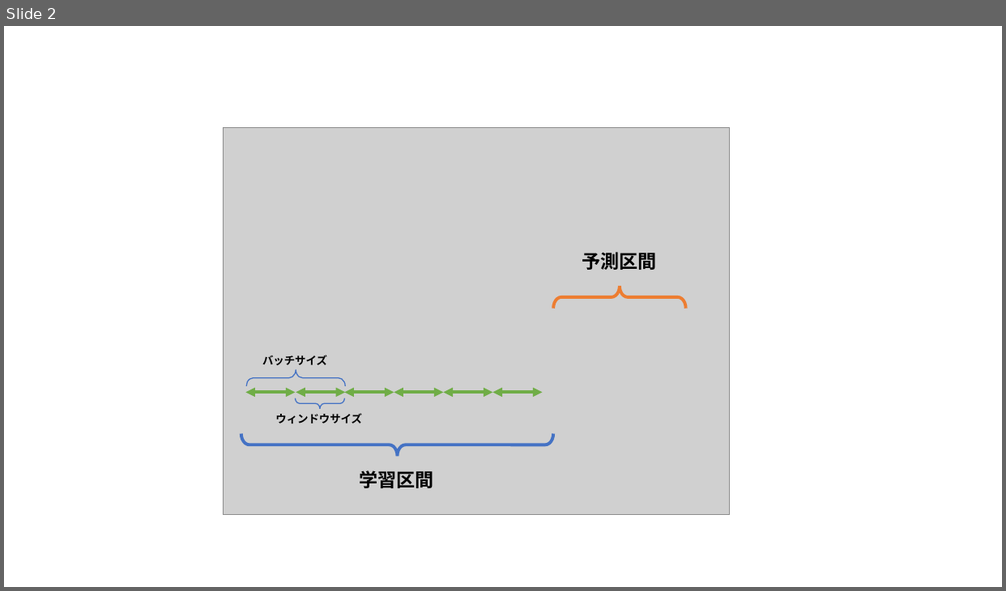
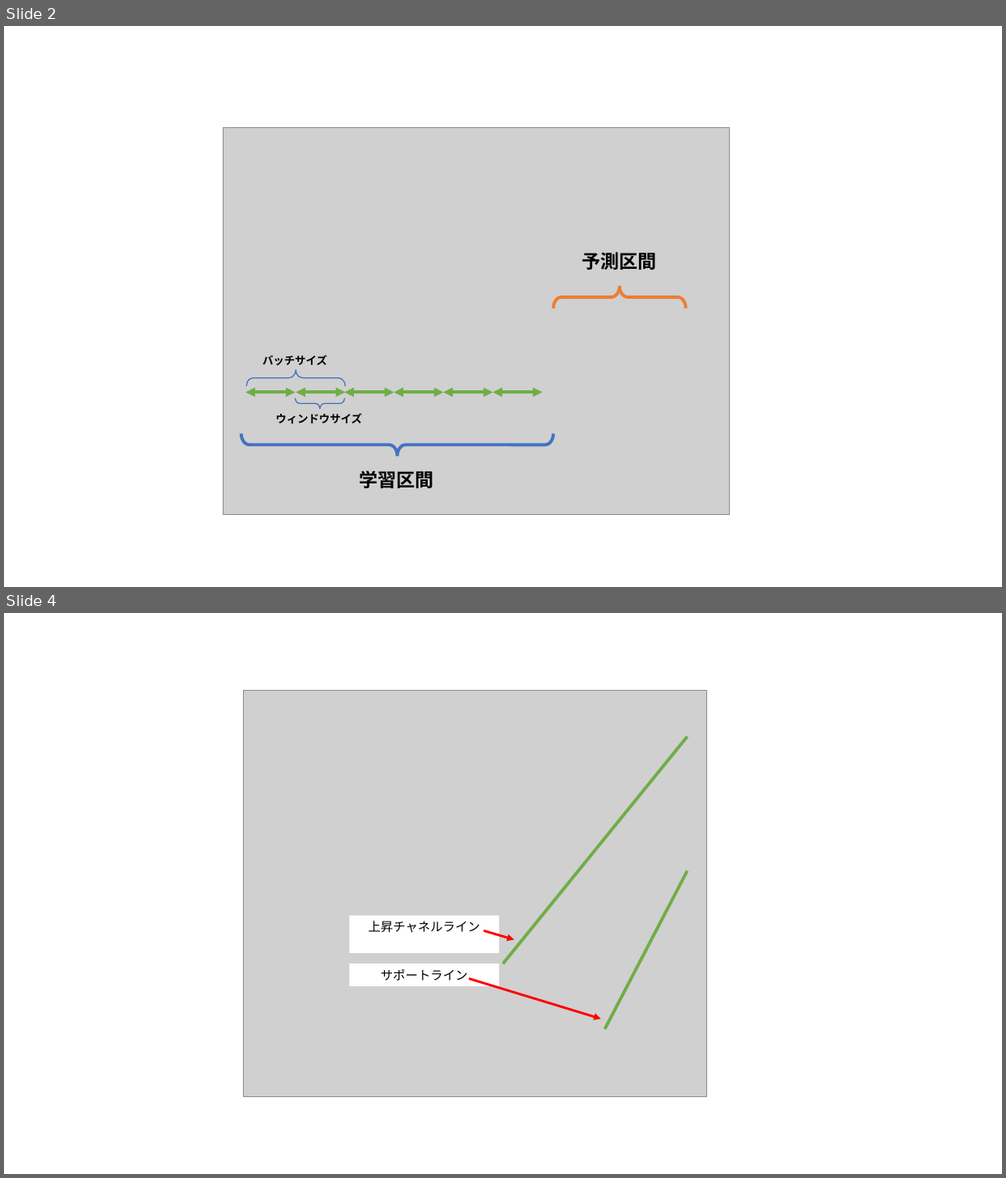
Before and after one commit to n-manato/Keras_StockPrice, a slide deck: document/図.pptx. Shown one above the other, each under a label of ours: slide 2 before the commit, slides 2 and 4 after it; the slides between them are not shown. The pictures are 1006x591 and 1006x1178 pixels, drawn with LibreOffice and Linux fonts; fonts in the diff are those of the drawing; grey boxes stand for pictures. Boxes give left, top, right and bottom in pixels: in the first picture for what was removed or moved away, otherwise in the second. Text is boxed around its words. In the diff, an @@ line names an element or a change of style, - is before the commit and + after.

```diff
--- a/document/図.pptx
+++ b/document/図.pptx
@@ slide 4 added at [4,613,1002,1174], background #FFFFFF @@
@@ group added at [244,690,706,1097]: 2 lines, 2 rectangles, 2 arrows, 1 picture @@
+上昇チャネルライン
+サポートライン
```
Also in this commit, not shown: 2 other slides added, 59 other files.
